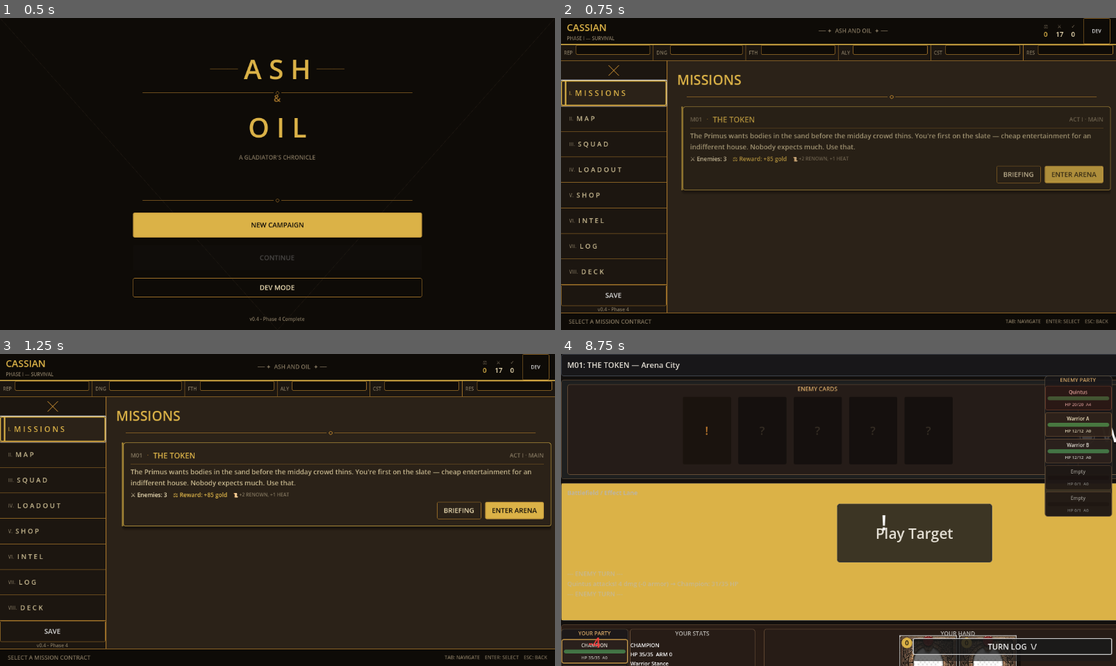
Above: before the commit, frames 1-4 (two rows, left to right).
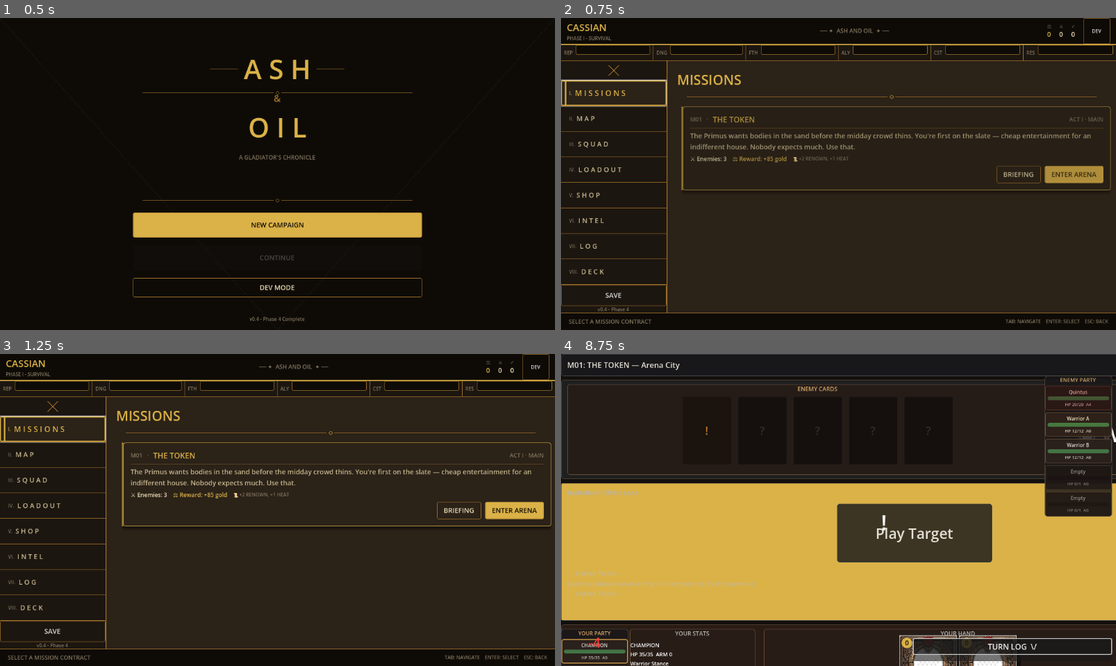
Above: after the commit, the same moments.

Repository: StoveGodCooks/ash-oil
Game: Godot game, scene res://scenes/Main.tscn
Two runs of this game, one before a commit and one after it. Both use one fixed random seed, a clock stepped at 60 frames per second and the inputs below.
Inputs (mouse positions are in pixels of both pictures, inside the frame that each line leads up to):
- Up to frame 1 (0.5 s): no input
- Up to frame 2 (0.75 s): click "NEW CAMPAIGN" at 0.5 s
- Up to frame 3 (1.25 s): no input
- Up to frame 4 (8.75 s): click "BRIEFING" at 1.25 s; click "READY" at 2 s; click "TURN LOG \/" at 2.75 s; click "TURN LOG /\" at 3.5 s; tap Enter (ui_accept) at 4.25, 4.52, 5.27, 6.5, 6.77, 7.52, 8, 8.27 s; move the mouse to (960, 494) at 4.27 s; hold Right (ui_right) 4.28-5.03 s; tap 1 at 4.35 s; click (960, 494) at 4.42 s; move the mouse to (916, 531) at 5.02 s; hold Left (ui_left) 5.03-5.78 s; tap 2 at 5.1 s; click (916, 531) at 5.17 s; move the mouse to (894, 441) at 5.77 s; hold Right (ui_right) 5.78-7.28 s; tap 3 at 5.85 s; move the mouse to (810, 572) at 6.52 s; tap 4 at 6.6 s; click (810, 572) at 6.67 s; move the mouse to (1005, 556) at 7.27 s; hold Left (ui_left) from 7.28 s (still down); tap 5 at 7.35 s; move the mouse to (672, 463) at 8.02 s; tap T at 8.1 s

Frame 1 is identical in both runs. In frame 2, 0.2% of the frame differs, in the area x 4-91%, y 2-8%; in frame 3, 0.2%; in frame 4, 0.2%, in the area x 5-36%, y 72-75%.
Error after the commit: Invalid access to property or key 'RENOWN' on a base object of type 'Node (GameState.gd)'. (res://scripts/ui/Main.gd:183)

Commit message:
feat: script collector boss cycle and align relationship gates

Diff:
--- a/data/enemy_templates.json
+++ b/data/enemy_templates.json
@@ -197,7 +197,13 @@
     "armor": 5,
     "damage": 6,
     "poison": 0,
-    "type": "boss"
+    "type": "boss",
+    "scripted_actions": [
+      { "name": "Mark & Shred", "armor_shred": 3, "damage": 4, "hits": 1, "intent": "Shreds 3 armor, then strikes" },
+      { "name": "Collector's Reach", "damage": 4, "hits": 2, "intent": "2x sweeping strikes" },
+      { "name": "Tithe Leech", "damage": 5, "hits": 1, "lifesteal": 4, "intent": "Drains 4 HP on hit" },
+      { "name": "Debt Bomb", "damage": 3, "hits": 1, "true_damage": true, "intent": "Ignores armor" }
+    ]
   },
   "reckoning_enforcer": {
     "id": "reckoning_enforcer",
--- a/scripts/autoload/GameState.gd
+++ b/scripts/autoload/GameState.gd
@@ -1,24 +1,29 @@
 extends Node
 ## Central game state manager (Autoload Singleton)
 ## Tracks all persistent game data: meters, relationships, inventory, progression
+
+# ============ SIGNALS ============
+signal meter_changed(meter_name: String, new_value: int)
+signal lieutenant_loyalty_changed(lt_name: String, loyalty: int)
+signal mission_completed(mission_id: String)
+signal game_loaded
 
 const NPC_DATA_PATH := "res://data/npcs.json"
 const NPC_DIALOGUE_PATH := "res://data/npc_dialogue.json"
 const RELATIONSHIP_MIN := -100
 const RELATIONSHIP_MAX := 100
-const RELATIONSHIP_ALLY_THRESHOLD := 50
-const RELATIONSHIP_ENEMY_THRESHOLD := -50
+const RELATIONSHIP_ALLY_THRESHOLD := 15
+const RELATIONSHIP_ENEMY_THRESHOLD := -5
 const FACTION_ALIGNMENT_MIN := -100
 const FACTION_ALIGNMENT_MAX := 100
-const FACTION_CONTENT_THRESHOLD := 25
-
-# ============ METERS ============
-var RENOWN: int = 0
-var HEAT: int = 0
-var PIETY: int = 0
-var FAVOR: int = 0
-var DEBT: int = 0
-var DREAD: int = 0
+const FACTION_CONTENT_THRESHOLD := 5
+
+var renown: int = 0
+var heat: int = 0
+var piety: int = 0
+var favor: int = 0
+var debt: int = 0
+var dread: int = 0
 
 # ============ LIEUTENANTS ============
 var lieutenant_data: Dictionary = {
@@ -116,12 +121,6 @@
 	"animation_speed": 1.0,
 }
 
-# ============ SIGNALS ============
-signal meter_changed(meter_name: String, new_value: int)
-signal lieutenant_loyalty_changed(lt_name: String, loyalty: int)
-signal mission_completed(mission_id: String)
-signal game_loaded
-
 func _ready() -> void:
 	_load_relationship_data()
 	_ensure_npc_relationships()
@@ -129,22 +128,22 @@
 # ============ METER FUNCTIONS ============
 func change_meter(meter_name: String, amount: int) -> void:
 	match meter_name:
-		"RENOWN": RENOWN = clamp(RENOWN + amount, 0, 20)
-		"HEAT":   HEAT   = clamp(HEAT   + amount, 0, 15)
-		"PIETY":  PIETY  = clamp(PIETY  + amount, 0, 10)
-		"FAVOR":  FAVOR  = clamp(FAVOR  + amount, 0, 10)
-		"DEBT":   DEBT   = max(0, DEBT  + amount)
-		"DREAD":  DREAD  = clamp(DREAD  + amount, 0, 10)
+		"RENOWN": renown = clamp(renown + amount, 0, 20)
+		"HEAT":   heat   = clamp(heat   + amount, 0, 15)
+		"PIETY":  piety  = clamp(piety  + amount, 0, 10)
+		"FAVOR":  favor  = clamp(favor  + amount, 0, 10)
+		"DEBT":   debt   = max(0, debt  + amount)
+		"DREAD":  dread  = clamp(dread  + amount, 0, 10)
 	meter_changed.emit(meter_name, get_meter(meter_name))
 
 func get_meter(meter_name: String) -> int:
 	match meter_name:
-		"RENOWN": return RENOWN
-		"HEAT":   return HEAT
-		"PIETY":  return PIETY
-		"FAVOR":  return FAVOR
-		"DEBT":   return DEBT
-		"DREAD":  return DREAD
+		"RENOWN": return renown
+		"HEAT":   return heat
+		"PIETY":  return piety
+		"FAVOR":  return favor
+		"DEBT":   return debt
+		"DREAD":  return dread
 	return 0
 
 # ============ LIEUTENANT FUNCTIONS ============
@@ -313,8 +312,8 @@
 # ============ SAVE/LOAD ============
 func to_dict() -> Dictionary:
 	return {
-		"RENOWN": RENOWN, "HEAT": HEAT, "PIETY": PIETY,
-		"FAVOR": FAVOR, "DEBT": DEBT, "DREAD": DREAD,
+		"RENOWN": renown, "HEAT": heat, "PIETY": piety,
+		"FAVOR": favor, "DEBT": debt, "DREAD": dread,
 		"lieutenant_data": lieutenant_data,
 		"active_lieutenants": active_lieutenants,
 		"benched_lieutenants": benched_lieutenants,
@@ -345,12 +344,12 @@
 	}
 
 func from_dict(data: Dictionary) -> void:
-	RENOWN = data.get("RENOWN", 0)
-	HEAT   = data.get("HEAT",   0)
-	PIETY  = data.get("PIETY",  0)
-	FAVOR  = data.get("FAVOR",  0)
-	DEBT   = data.get("DEBT",   0)
-	DREAD  = data.get("DREAD",  0)
+	renown = data.get("RENOWN", 0)
+	heat   = data.get("HEAT",   0)
+	piety  = data.get("PIETY",  0)
+	favor  = data.get("FAVOR",  0)
+	debt   = data.get("DEBT",   0)
+	dread  = data.get("DREAD",  0)
 	lieutenant_data    = data.get("lieutenant_data",    lieutenant_data)
 	active_lieutenants = data.get("active_lieutenants", [])
 	benched_lieutenants= data.get("benched_lieutenants",[])
@@ -398,7 +397,7 @@
 	return result
 
 func reset() -> void:
-	RENOWN = 0; HEAT = 0; PIETY = 0; FAVOR = 0; DEBT = 0; DREAD = 0
+	renown = 0; heat = 0; piety = 0; favor = 0; debt = 0; dread = 0
 	for lt in lieutenant_data:
 		lieutenant_data[lt] = {"loyalty": 0, "level": 1, "recruited": false, "alive": true}
 	active_lieutenants = []; benched_lieutenants = []
--- a/scripts/autoload/MissionManager.gd
+++ b/scripts/autoload/MissionManager.gd
@@ -1,12 +1,12 @@
 extends Node
 ## Mission manager (Autoload Singleton)
+
+# ============ SIGNALS ============
+signal mission_completed(mission_id: String)
 
 var missions_data: Dictionary = {}
 var gear_rng: RandomNumberGenerator = RandomNumberGenerator.new()
 var last_reward: Dictionary = {}
-
-# ============ SIGNALS ============
-signal mission_completed(mission_id: String)
 
 func _ready() -> void:
 	randomize()
@@ -47,7 +47,7 @@
 func complete_mission(id: String, outcome: String = "victory") -> void:
 	var mission = get_mission(id)
 	if mission.is_empty():
-		push_error("Mission not found: " + id)
+		print("Mission not found: " + id)
 		return
 
 	GameState.complete_mission(id)
@@ -360,6 +360,8 @@
 	return "Reward: +%d gold" % gold
 
 func check_ending_path() -> String:
-	if GameState.PIETY >= 7: return "Cult"
-	elif GameState.FAVOR >= 6: return "State"
-	else: return "Solo"
+	if GameState.piety >= 7:
+		return "Cult"
+	if GameState.favor >= 6:
+		return "State"
+	return "Solo"
--- a/scripts/autoload/SaveManager.gd
+++ b/scripts/autoload/SaveManager.gd
@@ -41,7 +41,7 @@
 			active_save_dir = alternate_dir
 			path = alternate_path
 		else:
-			push_error("No save found at: " + path)
+			print("No save found at: " + path)
 			return false
 	var file = FileAccess.open(path, FileAccess.READ)
 	if file == null:
--- a/scripts/ui/CombatUI.gd
+++ b/scripts/ui/CombatUI.gd
@@ -20,6 +20,11 @@
 const UI_TEXT_MUTED: Color = Color(0.72, 0.71, 0.69, 1.0)
 const UI_ACCENT_WARM: Color = Color(0.83, 0.65, 0.40, 1.0)
 const UI_ACCENT_COLD: Color = Color(0.58, 0.76, 0.92, 1.0)
+const RAIL_WIDTH: float = 140.0
+const PLAYER_RAIL_SIDE_MARGIN: float = 0.0
+const ENEMY_RAIL_SIDE_MARGIN: float = 8.0
+const PLAYER_RAIL_Y_OFFSET: float = 9.0
+const ENEMY_RAIL_Y_OFFSET: float = -9.0
 
 # ============ COMBAT STATE ============
 var champion_hp: int = 30
@@ -105,11 +110,6 @@
 var turn_log_toggle_btn: Button
 var turn_log_collapsed: bool = true
 var turn_undo_stack: Array = []
-const RAIL_WIDTH: float = 140.0
-const PLAYER_RAIL_SIDE_MARGIN: float = 0.0
-const ENEMY_RAIL_SIDE_MARGIN: float = 8.0
-const PLAYER_RAIL_Y_OFFSET: float = 9.0
-const ENEMY_RAIL_Y_OFFSET: float = -9.0
 
 func _apply_panel_style(panel: PanelContainer, tone: int = 0) -> void:
 	if panel == null:
@@ -1954,28 +1954,18 @@
 		if enemy["hp"] <= 0:
 			continue
 		var active_slot = min(slot_idx, ENEMY_SLOT_COUNT - 1)
-		var incoming: int = int(enemy.get("damage", 2))
+		var action := _get_enemy_action(enemy)
+		var intent_text := _enemy_intent_text(enemy, action)
 		_set_enemy_card_slot_state(active_slot, "known")
 		var tele_lbl := enemy_card_slot_labels[active_slot] as Label
 		if tele_lbl:
-			tele_lbl.text = "⚔%d" % incoming
+			tele_lbl.text = intent_text
 		if not skip_enemy_animation:
 			await get_tree().create_timer(_scaled_time(0.30)).timeout
 		await _animate_enemy_card_appear(active_slot)
 		await _animate_enemy_card_flip(active_slot)
 		_set_enemy_card_slot_state(active_slot, "active")
-		var dmg: int = incoming
-		var absorbed: int = min(champion_armor, dmg)
-		champion_armor = max(0, champion_armor - absorbed)
-		var actual: int = dmg - absorbed
-		champion_hp = max(0, champion_hp - actual)
-		_spawn_float_text("-%d" % actual, Color(1.0, 0.24, 0.24, 1.0), _player_float_origin(), 28)
-		_log("%s attacks! %d dmg (-%d armor) → Champion: %d/%d HP" % [enemy["name"], actual, absorbed, champion_hp, champion_max_hp])
-		if reflect_ratio > 0.0 and reflect_turns > 0 and actual > 0:
-			var reflected: int = maxi(1, int(ceil(float(actual) * reflect_ratio)))
-			enemies[i]["hp"] = max(0, enemies[i]["hp"] - reflected)
-			_spawn_float_text("-%d" % reflected, Color(0.72, 0.92, 1.0, 1.0), _enemy_float_origin(i), 24)
-			_log("Thorns reflect %d dmg back to %s" % [reflected, enemy["name"]])
+		await _enemy_take_turn(i, action, active_slot)
 		await _animate_enemy_card_to_battlefield(active_slot, true)
 		if not skip_enemy_animation:
 			await get_tree().create_timer(_scaled_time(0.45)).timeout
@@ -2046,6 +2036,89 @@
 	player_won = bool(state.get("player_won", player_won))
 	_log_lines = (state.get("log_lines", _log_lines) as Array).duplicate(true)
 	selected_enemy_idx = int(state.get("selected_enemy_idx", selected_enemy_idx))
+
+
+# ══════════════════════════════════════════════════════════════════════════════
+# ENEMY ACTION HELPERS (boss scripting, telegraphs, damage resolution)
+# ══════════════════════════════════════════════════════════════════════════════
+
+func _get_enemy_action(enemy: Dictionary) -> Dictionary:
+	var acts: Array = enemy.get("scripted_actions", [])
+	if acts is Array and acts.size() > 0:
+		var idx: int = wrapi(turn - 1, 0, acts.size())
+		var act: Dictionary = acts[idx] as Dictionary
+		if act is Dictionary:
+			return act
+	return {}
+
+
+func _enemy_intent_text(enemy: Dictionary, action: Dictionary) -> String:
+	if action.is_empty():
+		return "⚔%d" % int(enemy.get("damage", 2))
+	var hits: int = int(action.get("hits", 1))
+	var dmg: int = int(action.get("damage", enemy.get("damage", 2)))
+	var is_true: bool = bool(action.get("true_damage", false))
+	var icon: String = "✦" if is_true else "⚔"
+	if hits > 1:
+		return "%s%dx%d" % [icon, hits, dmg]
+	return "%s%d" % [icon, dmg]
+
+
+func _enemy_take_turn(enemy_idx: int, action: Dictionary, slot_idx: int) -> void:
+	var enemy: Dictionary = enemies[enemy_idx] as Dictionary
+	var name: String = str(action.get("name", enemy.get("name", "Enemy")))
+	var hits: int = max(1, int(action.get("hits", 1)))
+	var dmg: int = int(action.get("damage", enemy.get("damage", 2)))
+	var armor_shred: int = int(action.get("armor_shred", 0))
+	var lifesteal: int = int(action.get("lifesteal", 0))
+	var true_damage: bool = bool(action.get("true_damage", false))
+
+	if armor_shred > 0:
+		var before_armor := champion_armor
+		champion_armor = max(0, champion_armor - armor_shred)
+		_log("%s shreds %d armor (%d → %d)" % [name, armor_shred, before_armor, champion_armor])
+
+	var total_actual := 0
+	for hit in range(hits):
+		var actual := _apply_enemy_hit(dmg, true_damage, name, hit, hits)
+		total_actual += actual
+		if reflect_ratio > 0.0 and reflect_turns > 0 and actual > 0:
+			var reflected: int = maxi(1, int(ceil(float(actual) * reflect_ratio)))
+			enemy["hp"] = max(0, enemy["hp"] - reflected)
+			_spawn_float_text("-%d" % reflected, Color(0.72, 0.92, 1.0, 1.0), _enemy_float_origin(enemy_idx), 24)
+			_log("Thorns reflect %d dmg back to %s" % [reflected, name])
+		if champion_hp <= 0:
+			enemies[enemy_idx] = enemy
+			return
+
+	if lifesteal > 0 and total_actual > 0:
+		var before_hp := int(enemy.get("hp", 0))
+		enemy["hp"] = min(int(enemy.get("max_hp", before_hp)), before_hp + lifesteal)
+		_log("%s siphons %d HP (lifesteal) → %d/%d" % [name, lifesteal, enemy["hp"], enemy.get("max_hp", enemy["hp"])])
+
+	enemies[enemy_idx] = enemy
+
+
+func _apply_enemy_hit(dmg: int, true_damage: bool, name: String, hit_idx: int, total_hits: int) -> int:
+	var absorbed: int = 0
+	if not true_damage:
+		absorbed = min(champion_armor, dmg)
+		champion_armor = max(0, champion_armor - absorbed)
+	var actual: int = dmg - absorbed
+	champion_hp = max(0, champion_hp - actual)
+	var label := "Hit %d/%d" % [hit_idx + 1, total_hits] if total_hits > 1 else "Attack"
+	var tag := "%s (%s)" % [name, label]
+	var color := Color(1.0, 0.24, 0.24, 1.0)
+	_spawn_float_text("-%d" % actual, color, _player_float_origin(), 28)
+	_log("%s deals %d dmg%s → Champion: %d/%d HP (armor -%d)" % [
+		tag,
+		actual,
+		" true" if true_damage else "",
+		champion_hp,
+		champion_max_hp,
+		absorbed
+	])
+	return actual
 	_ensure_valid_enemy_target()
 
 func _on_undo_pressed() -> void:
--- a/tests/unit/test_combat_logic.gd
+++ b/tests/unit/test_combat_logic.gd
@@ -31,6 +31,24 @@
 	if incoming <= 0 or ratio <= 0.0:
 		return 0
 	return maxi(1, int(ceil(float(incoming) * ratio)))
+
+func _simulate_boss_action(hp: int, armor: int, action: Dictionary) -> Dictionary:
+	var cur_hp: int = hp
+	var cur_armor: int = armor
+	var shred: int = int(action.get("armor_shred", 0))
+	if shred > 0:
+		cur_armor = max(0, cur_armor - shred)
+	var hits: int = max(1, int(action.get("hits", 1)))
+	var dmg: int = int(action.get("damage", 0))
+	var true_dmg: bool = bool(action.get("true_damage", false))
+	for i in range(hits):
+		if true_dmg:
+			cur_hp = max(0, cur_hp - dmg)
+		else:
+			var absorbed: int = min(cur_armor, dmg)
+			cur_armor = max(0, cur_armor - absorbed)
+			cur_hp = max(0, cur_hp - (dmg - absorbed))
+	return {"hp": cur_hp, "armor": cur_armor}
 
 # ── Damage Calculation ────────────────────────────────────────────────────────
 func test_damage_no_armor() -> void:
@@ -149,6 +167,18 @@
 	var ratio = 0.5
 	var reflected = _reflected_damage(incoming, ratio)
 	assert_eq("50% reflect from 10 dmg = 5 returned", reflected, 5)
+
+func test_boss_armor_shred_then_multi_hit() -> void:
+	var action = {"armor_shred": 3, "damage": 4, "hits": 2}
+	var result = _simulate_boss_action(30, 5, action)
+	assert_eq("Armor reduced to 0 after shred + hits", result["armor"], 0)
+	assert_eq("HP drops by 6 total (shred 3, hit1 2 dmg, hit2 4 dmg)", result["hp"], 24)
+
+func test_boss_true_damage_ignores_armor() -> void:
+	var action = {"damage": 3, "hits": 2, "true_damage": true}
+	var result = _simulate_boss_action(20, 5, action)
+	assert_eq("Armor untouched by true damage", result["armor"], 5)
+	assert_eq("HP takes full true damage 3*2=6", result["hp"], 14)
 
 # ── Healing ────────────────────────────────────────────────────────────────────
 func test_heal_restores_hp() -> void:
Not shown, changed: ROADMAP.md
Not shown, changed: START_HERE.md
